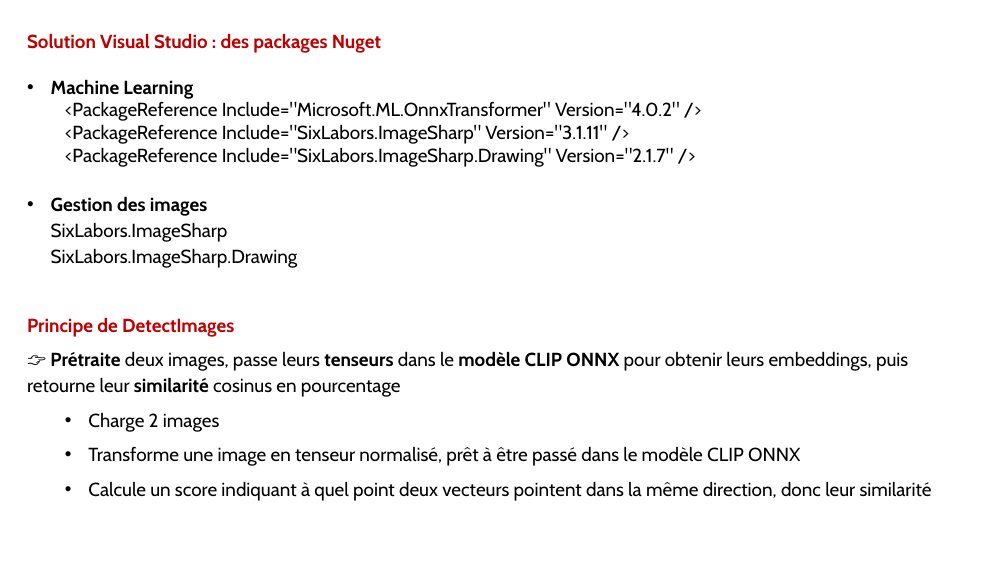
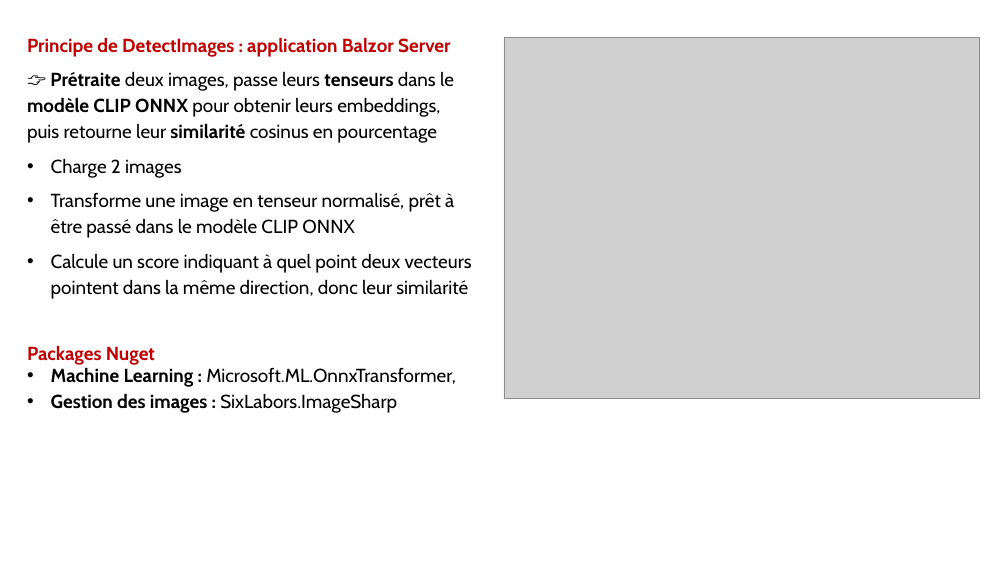
Before and after one commit to oliviergoetz/DetectImages, a slide deck: slide 6 of Détection de doublons d’images par ressemblance.pptx. Drawn at 1008x567 pixels with LibreOffice and Linux fonts; fonts in the diff are those of the drawing; grey boxes stand for pictures. Boxes give left, top, right and bottom in pixels: in the first picture for what was removed or moved away, otherwise in the second. Text is boxed around its words. In the diff, an @@ line names an element or a change of style, - is before the commit and + after.

```diff
--- a/Détection de doublons d’images par ressemblance.pptx
+++ b/Détection de doublons d’images par ressemblance.pptx
@@ text at box(27, 37, 451, 57): text changed; text colour #000000 to #C00000; bold on @@
-Solution Visual Studio : des packages Nuget
-• Machine Learning
-  <PackageReference Include="Microsoft.ML.OnnxTransformer" Version="4.0.2" />
-  <PackageReference Include="SixLabors.ImageSharp" Version="3.1.11" />
-  <PackageReference Include="SixLabors.ImageSharp.Drawing" Version="2.1.7" />
-• Gestion des images
-  SixLabors.ImageSharp
-  SixLabors.ImageSharp.Drawing
-Principe de DetectImages
+Principe de DetectImages : application Balzor Server
@@ picture added at box(504, 38, 979, 399) @@
@@ text at box(51, 158, 472, 299): list level 2 to 1 in "Charge 2 images"; list level 2 to 1 in "Transforme une image en tenseur ..."; list level 2 to 1 in "Calcule un score indiquant à ..." @@
@@ text at box(27, 345, 456, 413): paragraphs added @@
+Packages Nuget
+• Machine Learning : Microsoft.ML.OnnxTransformer,
+• Gestion des images : SixLabors.ImageSharp
```
Also in this commit, not shown: 5 other files.
